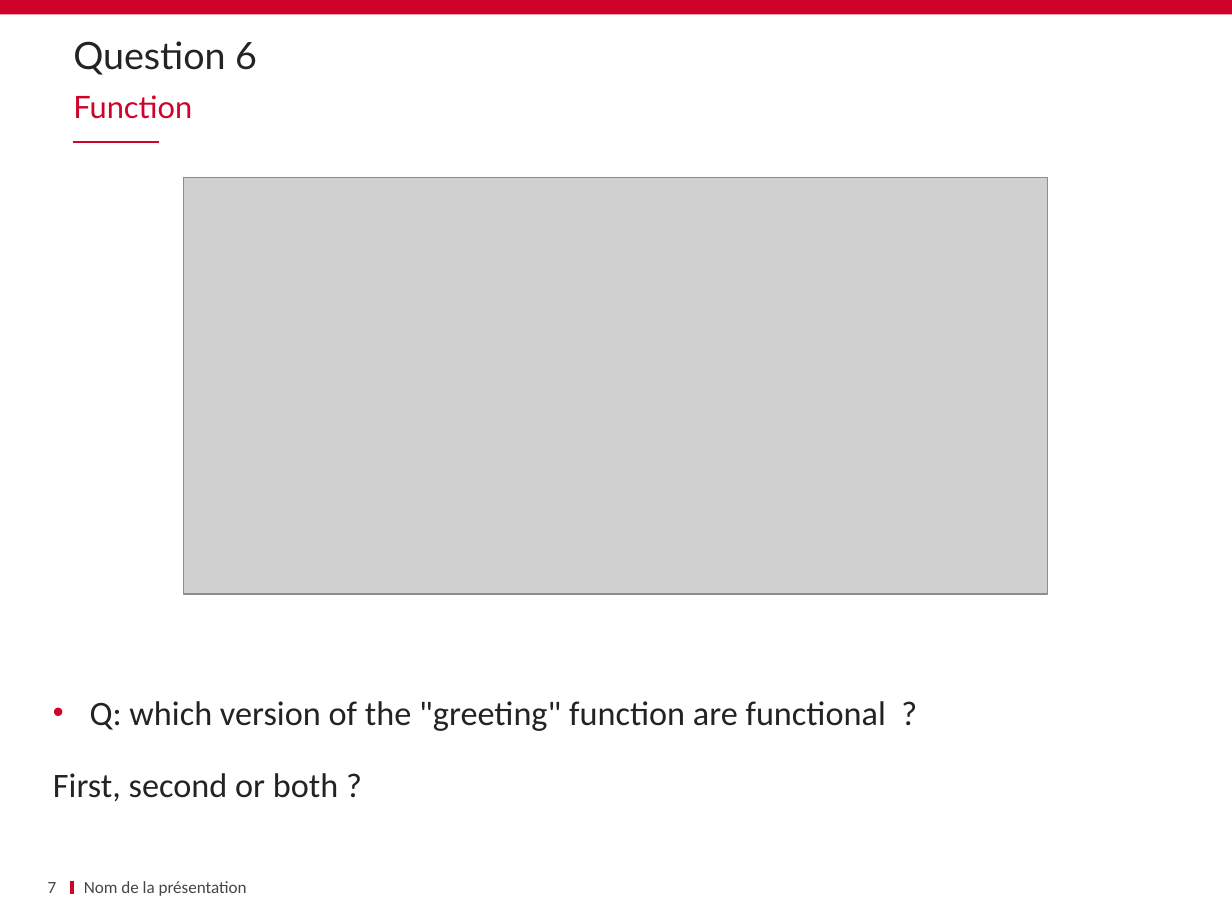
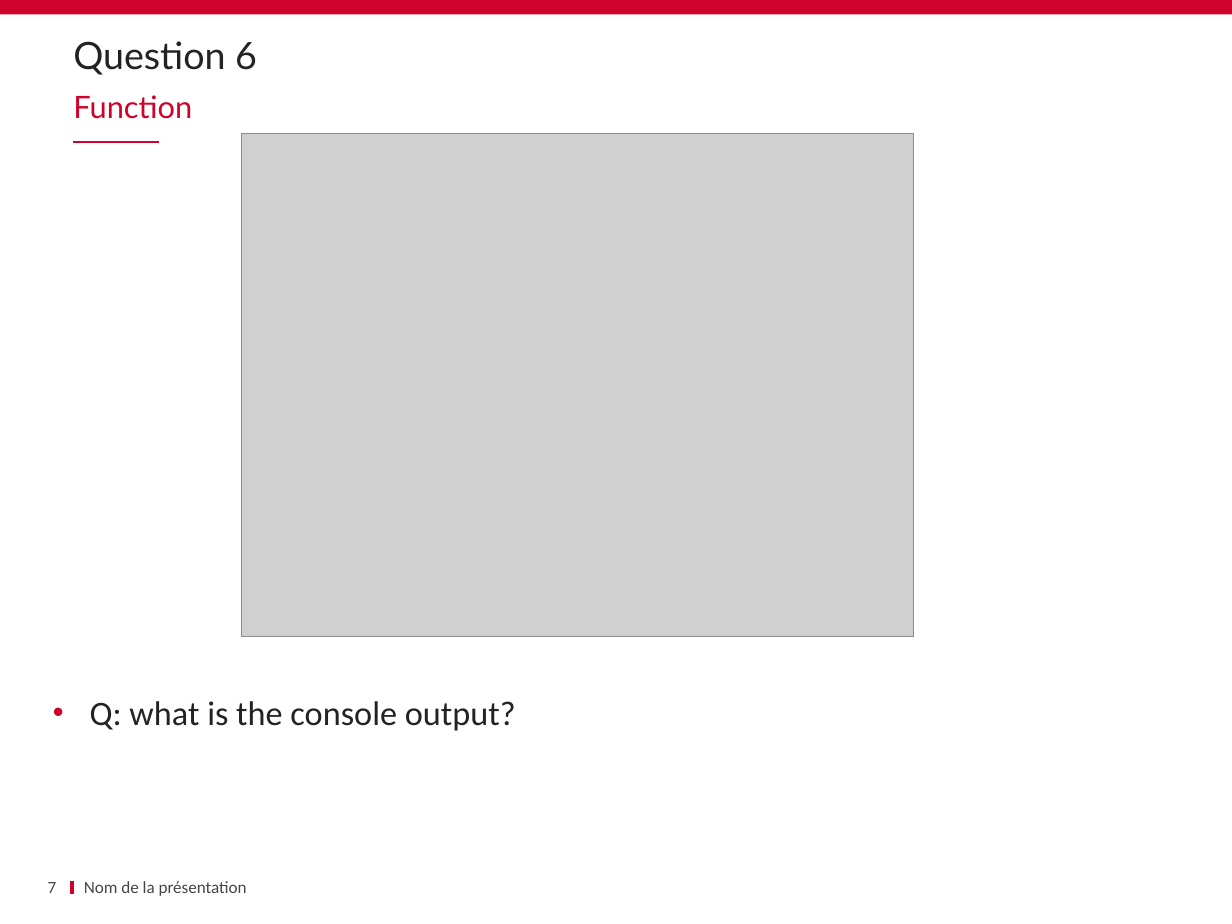
Before and after one commit to schassande/formation-angularjs1, a slide deck: slide 7 of Jour1/02 QCM/JS QCM.pptx. Drawn at 1232x924 pixels with LibreOffice and Linux fonts; fonts in the diff are those of the drawing; grey boxes stand for pictures; background and template pictures are left out. Boxes give left, top, right and bottom in pixels: in the first picture for what was removed or moved away, otherwise in the second. Text is boxed around its words. In the diff, an @@ line names an element or a change of style, - is before the commit and + after.

```diff
--- a/Jour1/02 QCM/JS QCM.pptx
+++ b/Jour1/02 QCM/JS QCM.pptx
@@ picture: place and size @@
-picture at bbox=[184, 177, 1047, 594]
+picture at bbox=[241, 133, 914, 636]
@@ text at bbox=[90, 701, 516, 731]: text changed @@
-• Q: which version of the "greeting" function are functional ?
-First, second or both ?
+• Q: what is the console output?
```
Also in this commit, not shown: 9 other slides changed, 14 other files.
